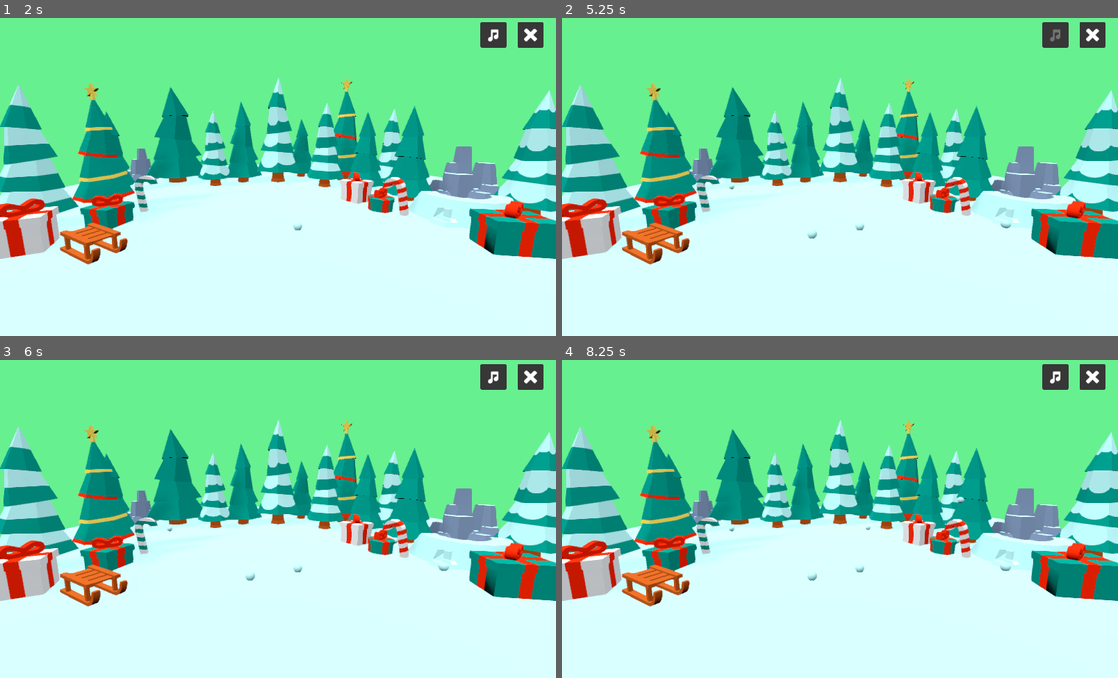
Above: before the commit, frames 1-4 (two rows, left to right).
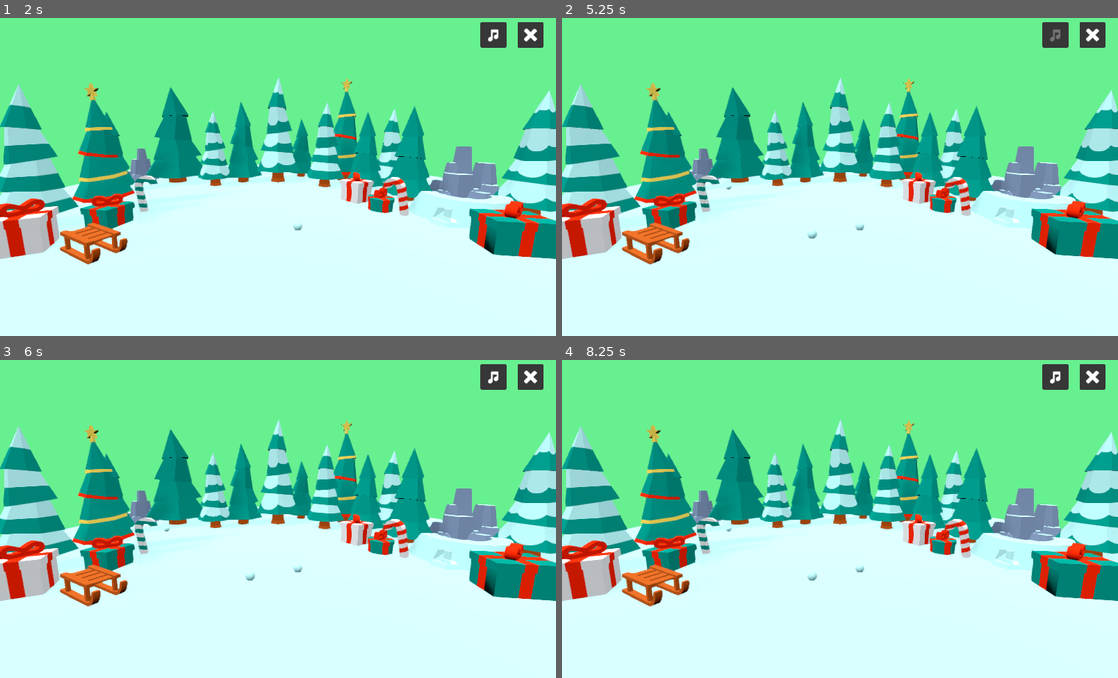
Above: after the commit, the same moments.

Repository: romualdk/game-godot-snowman
Game: Godot game, scene res://scenes/Main.tscn
The game is run twice, just before and just after one commit, with the same random seed, the same clock (stepped at 60 frames per second) and the same inputs.
Inputs (mouse positions are in pixels of both pictures, inside the frame that each line leads up to):
- Up to frame 1 (2 s): click (294, 227) at 0.5 s; click (494, 33) at 1.27 s
- Up to frame 2 (5.25 s): tap Enter at 2, 3.5, 5 s; move the mouse to (962, 157) at 2.02 s; click (962, 157) at 2.1 s; tap Space at 2.75, 4.25 s; move the mouse to (728, 189) at 2.77 s; click (728, 189) at 2.85 s; move the mouse to (895, 100) at 3.52 s; click (895, 100) at 3.6 s; move the mouse to (812, 237) at 4.27 s; click (812, 237) at 4.35 s; move the mouse to (1006, 221) at 5.02 s; click (1006, 221) at 5.1 s
- Up to frame 3 (6 s): tap Space at 5.75 s; move the mouse to (111, 468) at 5.77 s; click (111, 468) at 5.85 s
- Up to frame 4 (8.25 s): move the mouse to (867, 515) at 6.52 s; click (867, 515) at 6.6 s; move the mouse to (756, 433) at 7.27 s; click (756, 433) at 7.35 s; move the mouse to (962, 499) at 8.02 s; click (962, 499) at 8.1 s

Frame 1 is identical in both runs. In frame 2, less than 0.1% of the frame differs, in the area x 29-81%, y 52-67%; in frame 3, less than 0.1%; in frame 4, less than 0.1%, in the area x 29-81%, y 43-67%.

Commit message:
Move objects to layer 2
Now starting snowball can be done only on the ground.

Diff:
--- a/scenes/Forest/Forest.tscn
+++ b/scenes/Forest/Forest.tscn
@@ -182,6 +182,9 @@
 
 [node name="Trees" type="StaticBody" parent="Trees"]
 transform = Transform( 1, 0, 0, 0, 1, 0, 0, 0, 1, -2.5231, 0, 1.33284 )
+collision_layer = 2
+collision_mask = 2
+input_ray_pickable = false
 
 [node name="CollisionShape" type="CollisionShape" parent="Trees/Trees"]
 transform = Transform( 0.967784, 0, -0.251782, 0, 1, 0, 0.251782, 0, 0.967784, -0.255048, 0, -0.978065 )
@@ -237,6 +240,8 @@
 
 [node name="Sled" type="StaticBody" parent="Items"]
 transform = Transform( 0.881575, 0, -0.472043, 0, 1, 0, 0.472043, 0, 0.881575, -1.66807, 0, 2.66326 )
+collision_layer = 2
+collision_mask = 2
 
 [node name="sled" type="MeshInstance" parent="Items/Sled"]
 mesh = ExtResource( 5 )
@@ -247,6 +252,8 @@
 
 [node name="present1" type="StaticBody" parent="Items"]
 transform = Transform( 0.908486, 0, 0.417915, 0, 1, 0, -0.417915, 0, 0.908486, -2.34602, 0, 2.58196 )
+collision_layer = 2
+collision_mask = 2
 
 [node name="presentWhite" type="MeshInstance" parent="Items/present1"]
 mesh = ExtResource( 9 )
@@ -260,6 +267,8 @@
 
 [node name="present2" type="StaticBody" parent="Items"]
 transform = Transform( 0.969471, 0, -0.245206, 0, 1, 0, 0.245206, 0, 0.969471, -2.02554, 0, 1.9521 )
+collision_layer = 2
+collision_mask = 2
 
 [node name="presentGreen2" type="MeshInstance" parent="Items/present2"]
 mesh = ExtResource( 16 )
@@ -273,6 +282,8 @@
 
 [node name="present3" type="StaticBody" parent="Items"]
 transform = Transform( 1, 0, 0, 0, 1, 0, 0, 0, 1, 1.48288, 0, 1.37882 )
+collision_layer = 2
+collision_mask = 2
 
 [node name="presentGreen3" type="MeshInstance" parent="Items/present3"]
 mesh = ExtResource( 15 )
@@ -286,6 +297,8 @@
 
 [node name="present4" type="StaticBody" parent="Items"]
 transform = Transform( 0.840916, 0, 0.541165, 0, 1, 0, -0.541165, 0, 0.840916, 1.29249, 0, 0.88132 )
+collision_layer = 2
+collision_mask = 2
 
 [node name="presentWhite4" type="MeshInstance" parent="Items/present4"]
 mesh = ExtResource( 9 )
@@ -299,6 +312,8 @@
 
 [node name="present5" type="StaticBody" parent="Items"]
 transform = Transform( 0.988486, 0, -0.151313, 0, 1, 0, 0.151313, 0, 0.988486, 2.17683, 0, 2.57668 )
+collision_layer = 2
+collision_mask = 2
 
 [node name="presenGreent5" type="MeshInstance" parent="Items/present5"]
 mesh = ExtResource( 4 )
@@ -312,6 +327,8 @@
 
 [node name="CandyCane1" type="StaticBody" parent="Items"]
 transform = Transform( 1.00372, -0.362343, -1.69153, 0.184905, 1.9669, -0.311613, 1.71999, 0, 1.02061, 1.64145, 0, 1.56533 )
+collision_layer = 2
+collision_mask = 2
 
 [node name="candyCane" type="MeshInstance" parent="Items/CandyCane1"]
 mesh = ExtResource( 17 )
@@ -328,6 +345,8 @@
 
 [node name="CandyCane3" type="StaticBody" parent="Items"]
 transform = Transform( -1.92837, -0.330785, -0.414681, -0.305506, 1.97073, -0.151336, 0.433642, -0.082572, -1.95068, -1.79371, 0, 1.44204 )
+collision_layer = 2
+collision_mask = 2
 
 [node name="CollisionShape" type="CollisionShape" parent="Items/CandyCane3"]
 transform = Transform( 1, 0, 0, 0, 1, 0, 0, 0, 1, 0.0475673, 0, 0 )
@@ -341,5 +360,3 @@
 mesh = ExtResource( 6 )
 material/0 = null
 material/1 = null
-
-[node name="CandyCane2" type="StaticBody" parent="Items"]
